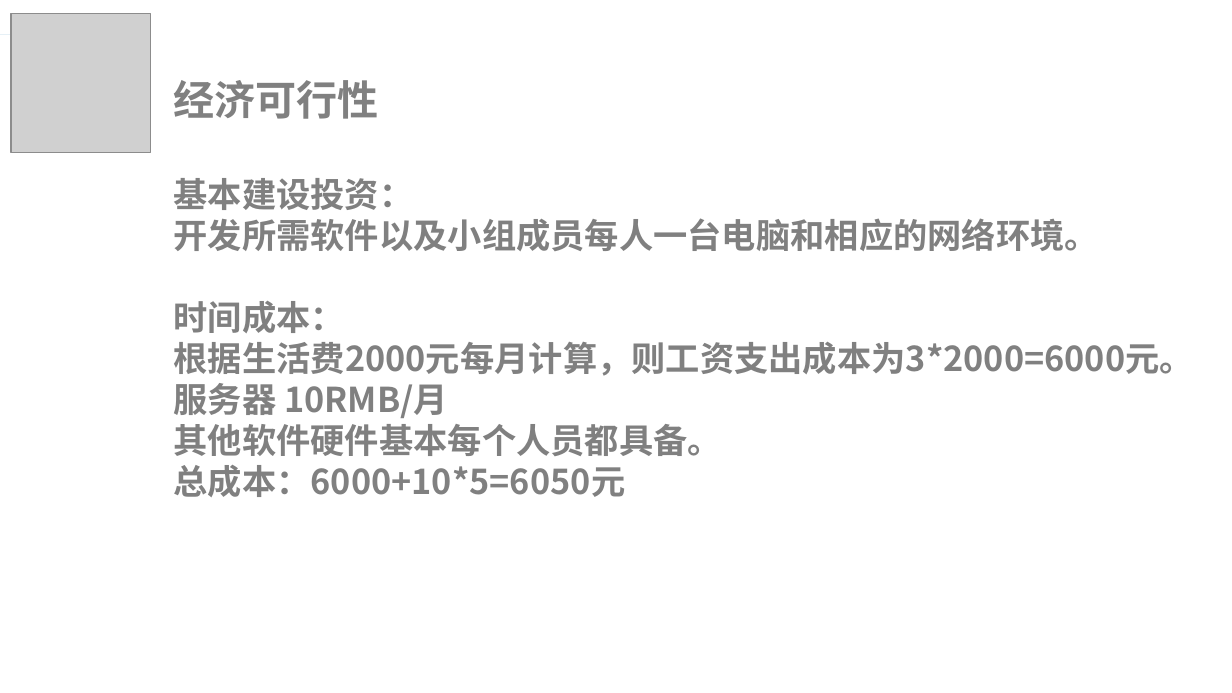
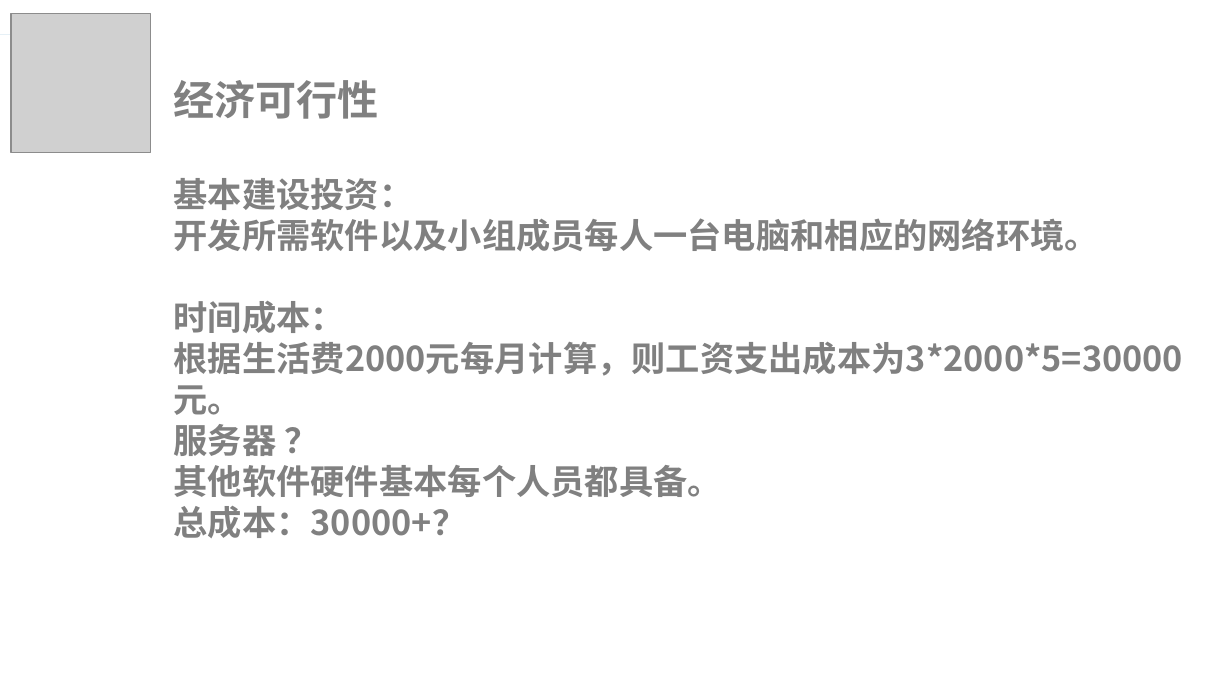
Before and after one commit to lorenzoyoung/ZUCC-Lazy-Bone, a slide deck: slide 14 of 评审PPT/项目计划/ZUCCLazyBone项目计划.pptx. Drawn at 1232x693 pixels with LibreOffice and Linux fonts; fonts in the diff are those of the drawing; grey boxes stand for pictures. Boxes give left, top, right and bottom in pixels: in the first picture for what was removed or moved away, otherwise in the second. Text is boxed around its words. In the diff, an @@ line names an element or a change of style, - is before the commit and + after.

```diff
--- a/评审PPT/项目计划/ZUCCLazyBone项目计划.pptx
+++ b/评审PPT/项目计划/ZUCCLazyBone项目计划.pptx
@@ text at [174,342,1184,456]: text changed @@
-根据生活费2000元每月计算，则工资支出成本为3*2000=6000元。
-服务器 10RMB/月
+根据生活费2000元每月计算，则工资支出成本为3*2000*5=30000元。
+服务器 ？
@@ text at [174,506,467,538]: text changed @@
-总成本：6000+10*5=6050元
+总成本：30000+？
```
Also in this commit, not shown: 6 other slides changed, 1 slide added, 15 other files.
